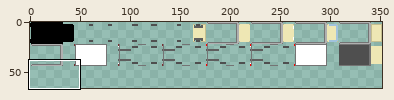
Edited in one commit: sprite sheet (src/sprites.png). Above, an overview of the earlier version with the close-up marked.
Close-up. The starting point:
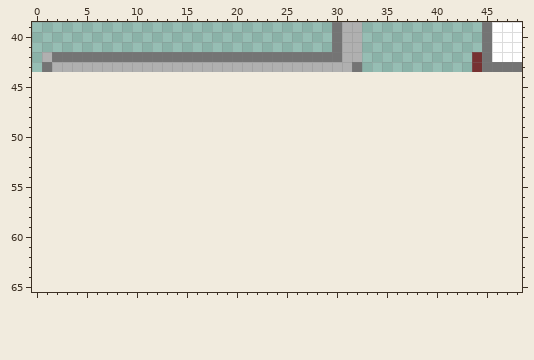
The file is 352x44 pixels. Colours within 5 levels of each other are drawn and written as one. Shown: x 0..48, y 39..65. The old version is drawn lined up with the new one, on the new canvas.
And afterwards:
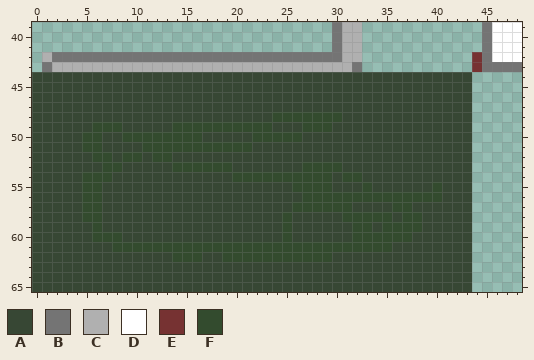
Palette (. is transparent): A #374734  B #747474  C #b0b0b0  D #ffffff  E #763232  F #334b2e
Changes in this commit:
canvas 352x44 -> 352x66
The edit adds colour A in rows 44 to 47 at x 0 to 43; in row 48 at x 0 to 23 and 31 to 43; in row 49 at x 0 to 5, 9 to 13, 24 to 26 and 30 to 43; in row 50 at x 0 to 4, 7 to 8, 17 to 21 and 27 to 43; in row 51 at x 0 to 4, 7 to 10 and 22 to 43; in row 52 at x 0 to 5, 8, 11 and 14 to 43.
The edit adds colour A in row 53 at x 0 to 6, 9 to 13, 20 to 26 and 31 to 43; in row 54 at x 0 to 4, 8 to 19, 30 and 33 to 43; in row 55 at x 0 to 4, 7 to 25, 30 to 32, 34 to 39 and 41 to 43; in row 56 at x 0 to 4, 7 to 26 and 41 to 43; in row 57 at x 0 to 4, 7 to 25, 32 to 35 and 38 to 43; in row 58 at x 0 to 4, 7 to 24, 26 to 30, 36 and 39 to 43.
The edit adds colour A in row 59 at x 0 to 5, 7 to 24, 26 to 31, 34 and 39 to 43; in row 60 at x 0 to 5, 9 to 24, 26 to 31 and 38 to 43; in row 61 at x 0 to 7 and 36 to 43; in row 62 at x 0 to 13, 17 to 18 and 30 to 43; in rows 63 to 65 at x 0 to 43.
The edit adds colour F in row 48 at x 24 to 30; in row 49 at x 6 to 8, 14 to 23 and 27 to 29; in row 50 at x 5 to 6, 9 to 16 and 22 to 26; in row 51 at x 5 to 6 and 11 to 21; in row 52 at x 6 to 7, 9 to 10 and 12 to 13; in row 53 at x 7 to 8, 14 to 19 and 27 to 30.
The edit adds colour F in row 54 at x 5 to 7, 20 to 29 and 31 to 32; in row 55 at x 5 to 6, 26 to 29, 33 and 40; in row 56 at x 5 to 6 and 27 to 40; in row 57 at x 5 to 6, 26 to 31 and 36 to 37; in row 58 at x 5 to 6, 25, 31 to 35 and 37 to 38; in row 59 at x 6, 25, 32 to 33 and 35 to 38.
The edit adds colour F in row 60 at x 6 to 8, 25 and 32 to 37; in row 61 at x 8 to 35; in row 62 at x 14 to 16 and 19 to 29.
Where, in picture pixels (left, top, right, bottom), the same in both close-ups:
added: (32, 72, 472, 292)
